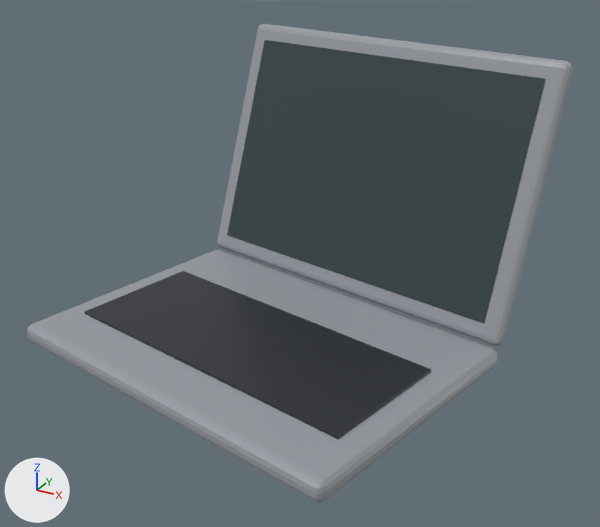
What one commit did to the glTF model public/3d/models/obj_laptop.glb.
One viewpoint serves both versions: a 50 mm lens placed at (2.318, 1.049, 1.09), pointed at (2.044, 1.545, 0.842). The lights are fixed; the arrows at lower left show +X, +Y and +Z. The older version comes first. Where no turn or scale is listed for an object, it has been applied to the vertices.

Script lines for the objects in view, before the commit:
```python
me_cube_081 = bpy.data.meshes.new('Cube.081')
me_cube_081.from_pydata(...)  # 96 vertices, 188 faces; spans x -0.167..0.167, y -0.133..0.133, z -0.008..0.008
me_cube_081.materials.append(mat_m_laptop)  # grey #999ea4
me_cube_082 = bpy.data.meshes.new('Cube.082')
me_cube_082.from_pydata(...)  # 8 vertices, 12 faces; spans x -0.137..0.137, y -0.078..0.078, z -0.001..0.001
me_cube_082.materials.append(mat_m_metal)  # dark grey #2a2d33
me_cube_083 = bpy.data.meshes.new('Cube.083')
me_cube_083.from_pydata(...)  # 96 vertices, 188 faces; spans x -0.153..0.153, y -0.066..0.066, z -0.1..0.1
me_cube_083.materials.append(mat_m_laptop)  # grey #999ea4
me_laptop_display = bpy.data.meshes.new('laptop_display')
me_laptop_display.from_pydata([(-0.138, 0.001, -0.086), (0.126, -0.055, -0.086), (-0.126, 0.055, 0.086), (0.138, -0.001, 0.086)], [], [(0, 1, 3), (0, 3, 2)])
me_laptop_display.materials.append(mat_m_screen_ai)  # dark grey #272730
ob_laptop_base = bpy.data.objects.new('laptop_base', me_cube_081)
ob_laptop_base.location = (2.02, 1.52, 0.778)
ob_laptop_display = bpy.data.objects.new('laptop_display', me_laptop_display)
ob_laptop_display.location = (2.0473, 1.6484, 0.8879)
ob_laptop_keys = bpy.data.objects.new('laptop_keys', me_cube_082)
ob_laptop_keys.location = (2.0179, 1.5102, 0.787)
ob_laptop_lid = bpy.data.objects.new('laptop_lid', me_cube_083)
ob_laptop_lid.location = (2.0486, 1.6544, 0.8859)
```
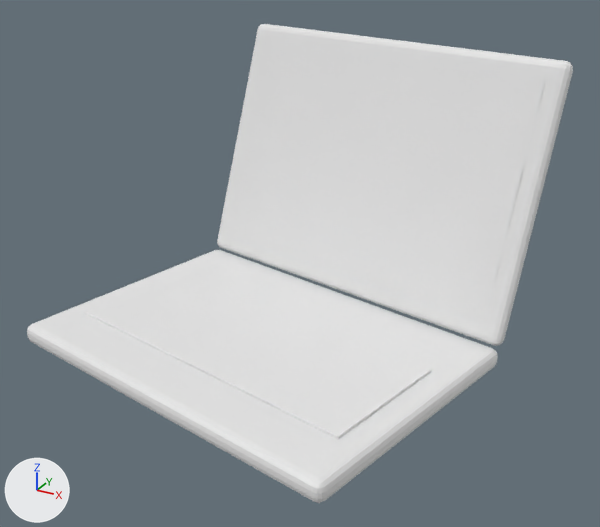
Boxes [x1, y1, x2, y2] around the edits, measured in the pictures (600 x 527 px):
'laptop_display', recoloured (dark grey to white): [227, 40, 545, 323] in both
'laptop_base', recoloured (grey to white): [27, 250, 498, 503] in both
'laptop_keys', recoloured (dark grey to white): [84, 271, 431, 439] in both
'laptop_lid', recoloured (grey to white): [217, 24, 573, 346] in both

The change, as a list of edits to the scene's bpy script:
```text
Change me_cube_081:
    where me_cube_081.from_pydata(...)  # 96 vertices, 188 faces; spans x -0.167..0.167, y -0.133..0.133, z -0.008..0.008
    remove me_cube_081.materials.append(mat_m_laptop)  # grey #999ea4
Change me_laptop_display:
    where me_laptop_display.from_pydata(...)  # 4 vertices, 2 faces; spans x -0.138..0.138, y -0.055..0.055, z -0.086..0.086
    remove me_laptop_display.materials.append(mat_m_screen_ai)  # dark grey #272730
Change me_cube_082:
    where me_cube_082.from_pydata(...)  # 8 vertices, 12 faces; spans x -0.137..0.137, y -0.078..0.078, z -0.001..0.001
    remove me_cube_082.materials.append(mat_m_metal)  # dark grey #2a2d33
Change me_cube_083:
    where me_cube_083.from_pydata(...)  # 96 vertices, 188 faces; spans x -0.153..0.153, y -0.066..0.066, z -0.1..0.1
    remove me_cube_083.materials.append(mat_m_laptop)  # grey #999ea4
```
